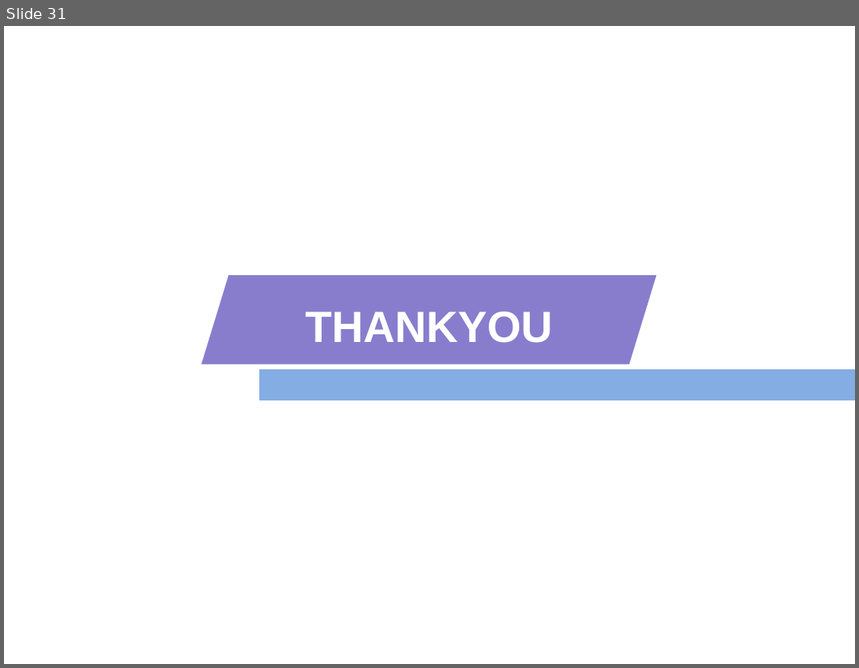
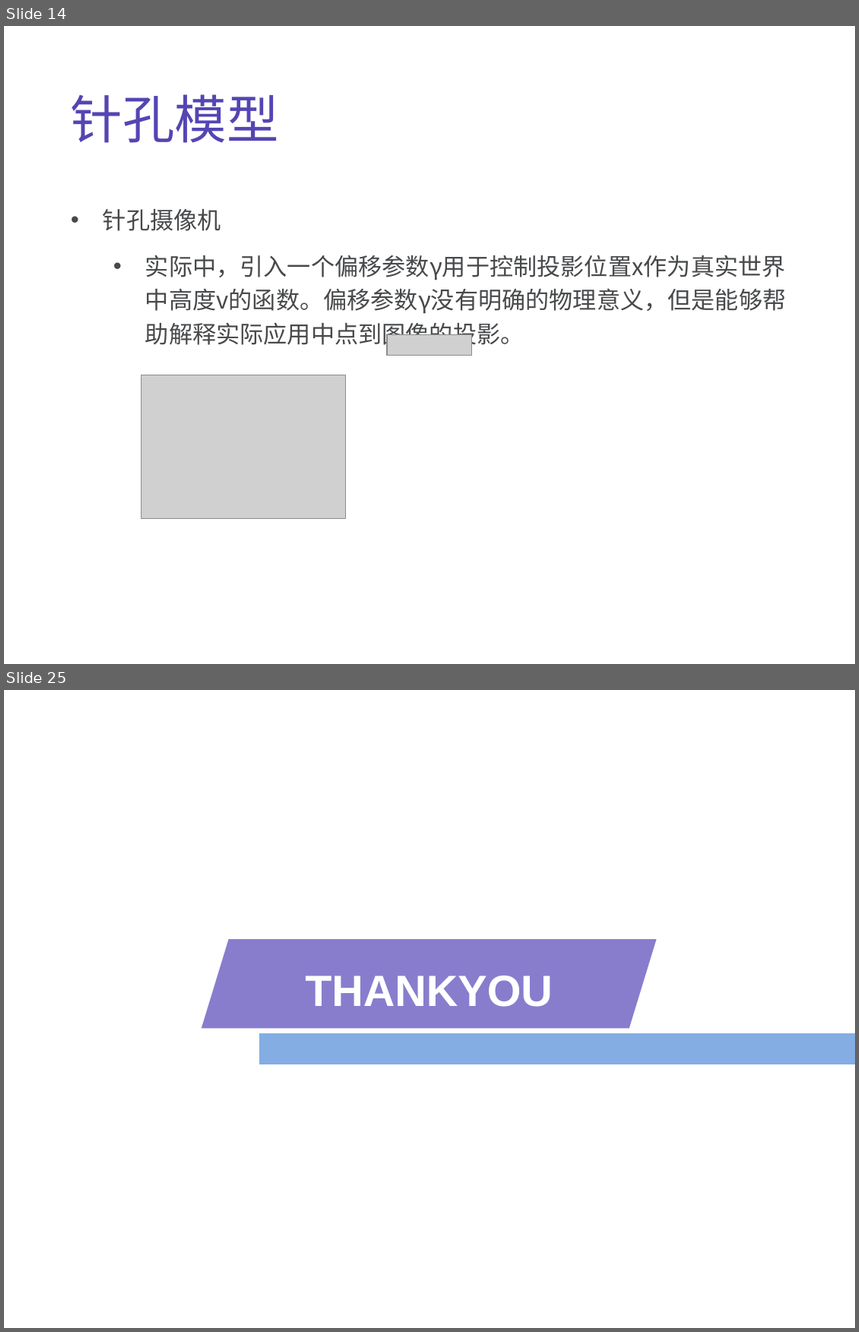
Before and after one commit to fengqiang111/evolution_plan, a slide deck: cv/2-图像形成.ppt. Shown one above the other, each under a label of ours: slide 31 before the commit, slides 14 and 25 after it; the slides between them are not shown. The pictures are 859x668 and 859x1332 pixels, drawn with LibreOffice and Linux fonts; fonts in the diff are those of the drawing; grey boxes stand for pictures. Boxes give left, top, right and bottom in pixels: in the first picture for what was removed or moved away, otherwise in the second. Text is boxed around its words. In the diff, an @@ line names an element or a change of style, - is before the commit and + after.

```diff
--- a/cv/2-图像形成.ppt
+++ b/cv/2-图像形成.ppt
@@ slide 14 added at (x1=4, y1=26, x2=855, y2=664), background #FFFFFF @@
@@ text added at (x1=71, y1=94, x2=279, y2=143), 44 pt, text #5445B3 @@
+针孔模型
@@ text added at (x1=103, y1=209, x2=786, y2=350), 20 pt, text #47494B @@
+• 针孔摄像机
+  • 实际中，引入一个偏移参数γ用于控制投影位置x作为真实世界中高度v的函数。偏移参数γ没有明确的物理意义，但是能够帮助解释实际应用中点到图像的投影。
@@ picture added at (x1=387, y1=335, x2=472, y2=355) @@
@@ picture added at (x1=141, y1=375, x2=345, y2=518) @@
@@ what was slide 31 is now slide 25 @@
```
Also in this commit, not shown: 23 other slides added, 30 slides removed.
